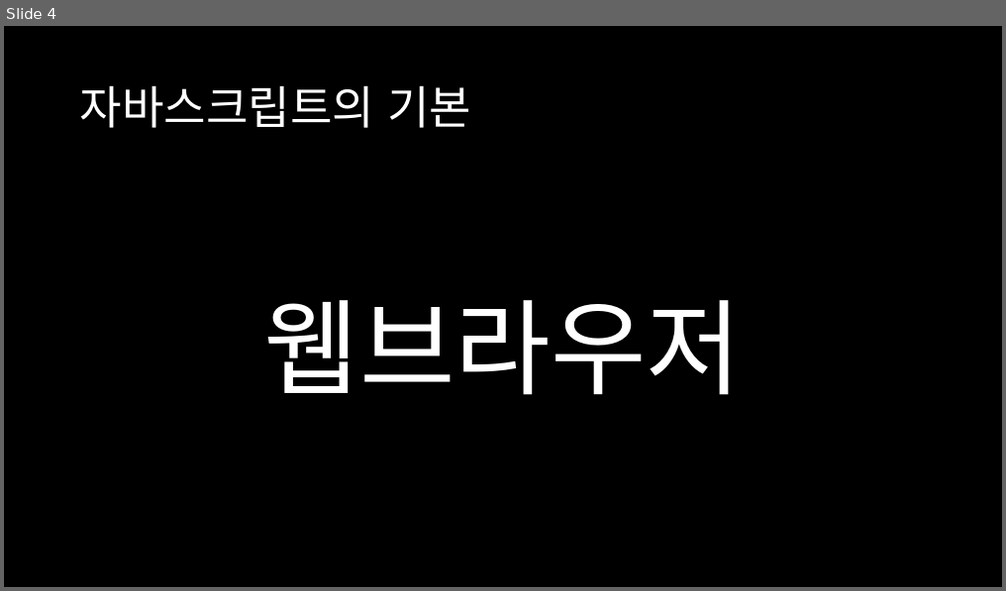
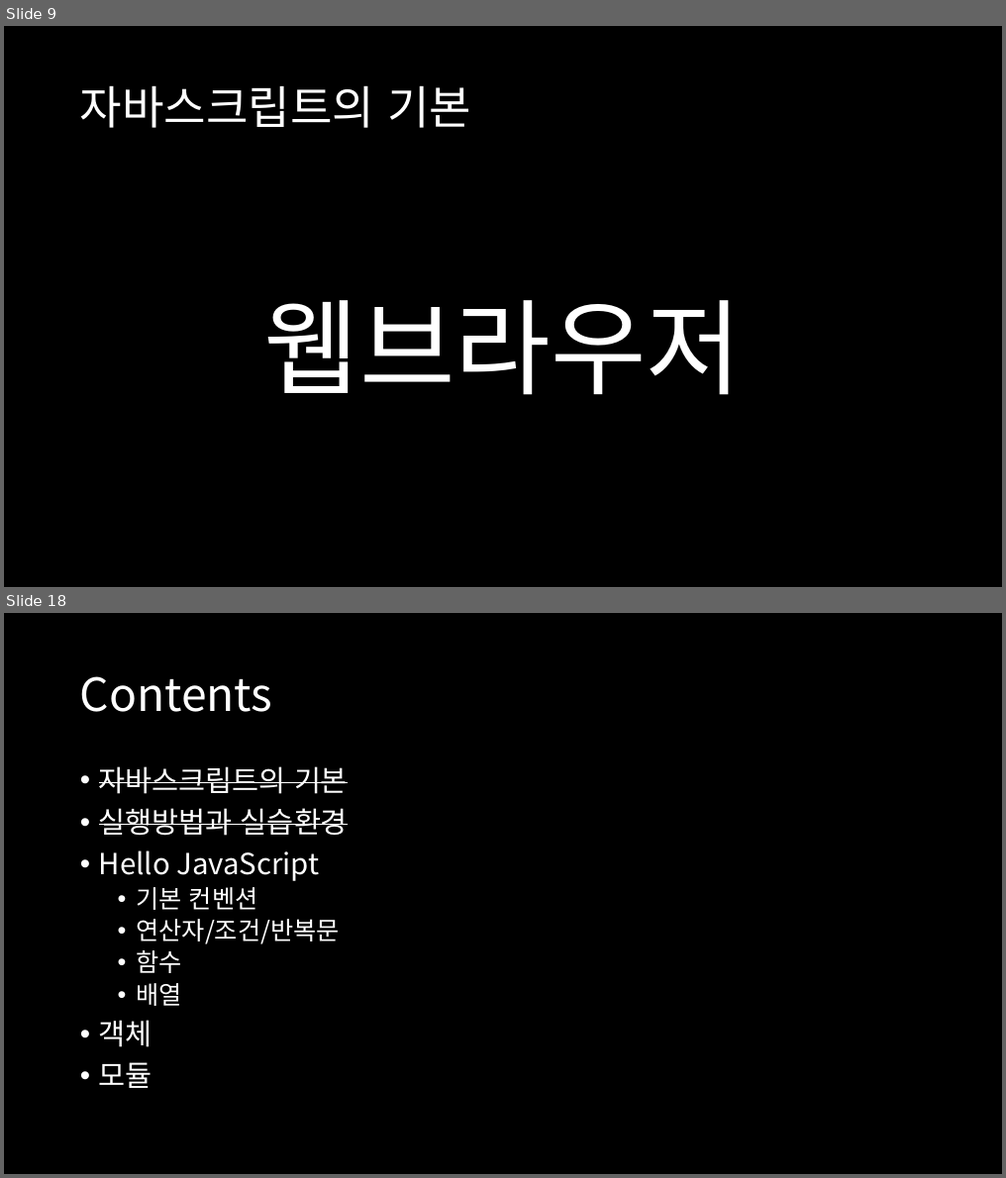
Before and after one commit to songhune/Webprogramming-Highschool, a slide deck: JavaScript/JavaScript.pptx. Shown one above the other, each under a label of ours: slide 4 before the commit, slides 9 and 18 after it; the slides between them are not shown. The pictures are 1006x591 and 1006x1178 pixels, drawn with LibreOffice and Linux fonts; fonts in the diff are those of the drawing. Boxes give left, top, right and bottom in pixels: in the first picture for what was removed or moved away, otherwise in the second. Text is boxed around its words. In the diff, an @@ line names an element or a change of style, - is before the commit and + after.

```diff
--- a/JavaScript/JavaScript.pptx
+++ b/JavaScript/JavaScript.pptx
@@ slide 18 added at [4, 613, 1002, 1174], background #000000 @@
@@ title added at [80, 676, 273, 712], 44 pt, text #FFFFFF @@
+Contents
@@ text added at [99, 766, 348, 1088], 28 pt, text #FFFFFF @@
+• 자바스크립트의 기본
+• 실행방법과 실습환경
+• Hello JavaScript
+  • 기본 컨벤션
+  • 연산자/조건/반복문
+  • 함수
+  • 배열
+• 객체
+• 모듈
@@ what was slide 4 is now slide 9 @@
```
Also in this commit, not shown: 3 slides changed, 35 other slides added, 26 other files.
